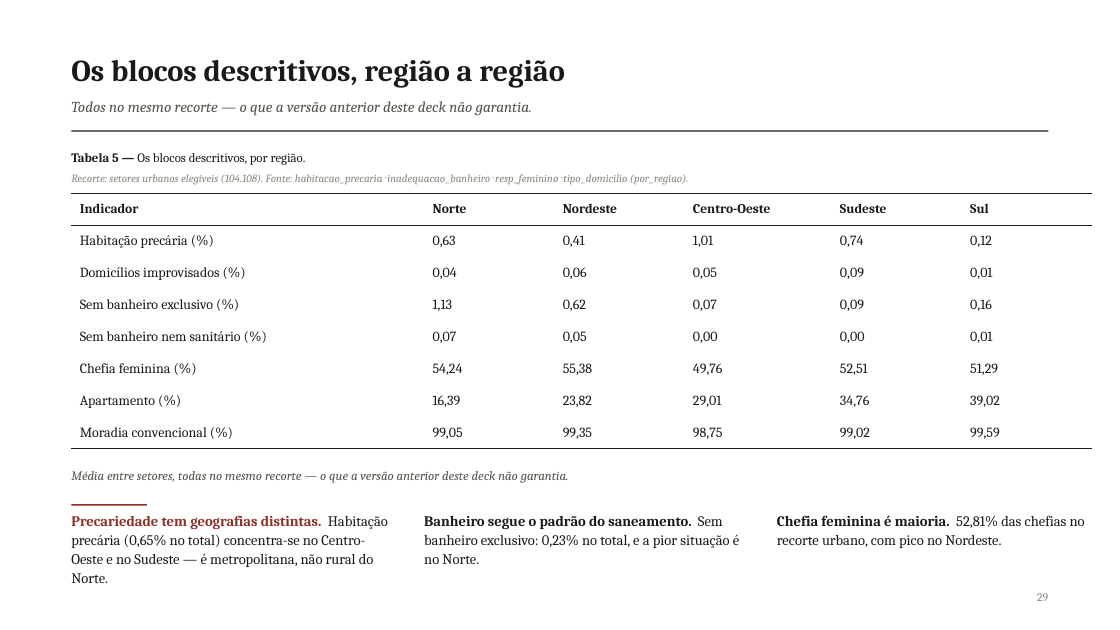
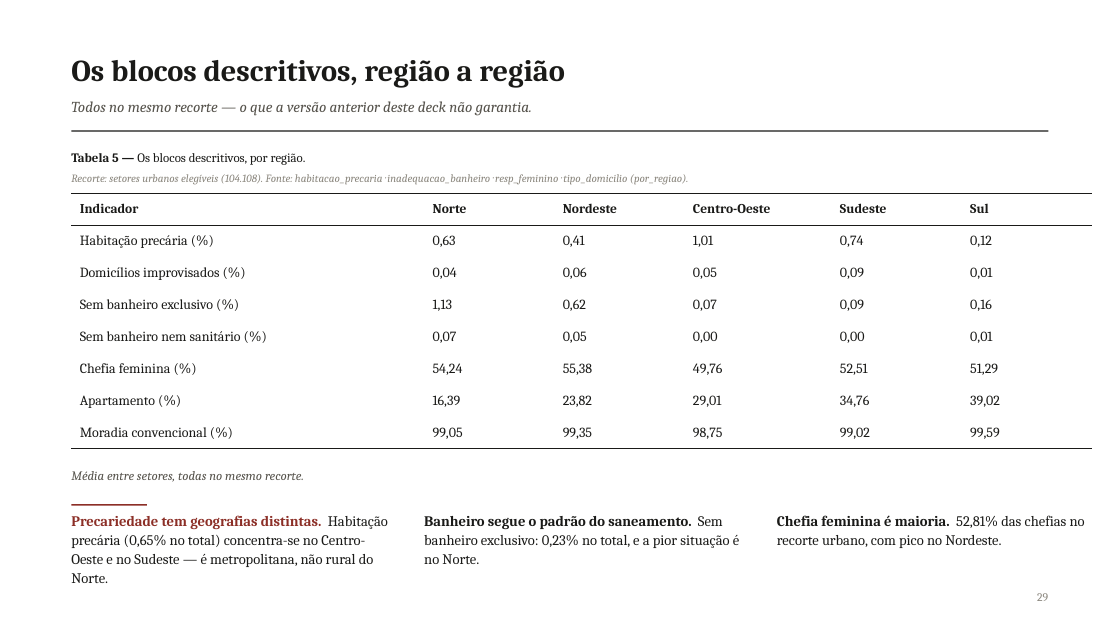
Before and after one commit to pedrinndias/Projeto_IVS_Censo, a slide deck: slide 27 of docs/Apresentacoes_IVS/historico/2026-08-21_EDA_Central_1a_rodada.pptx (slide 29 before the commit). Drawn at 1120x630 pixels with LibreOffice and Linux fonts; fonts in the diff are those of the drawing. Boxes give left, top, right and bottom in pixels: in the first picture for what was removed or moved away, otherwise in the second. Text is boxed around its words. In the diff, an @@ line names an element or a change of style, - is before the commit and + after.

```diff
--- a/docs/Apresentacoes_IVS/historico/2026-08-21_EDA_Central_1a_rodada.pptx
+++ b/docs/Apresentacoes_IVS/historico/2026-08-21_EDA_Central_1a_rodada.pptx
@@ text at [71, 471, 304, 482]: text changed @@
-Média entre setores, todas no mesmo recorte — o que a versão anterior deste deck não garantia.
+Média entre setores, todas no mesmo recorte.
```
Also in this commit, not shown: 26 other slides changed, 7 slides removed, 3 other files.
